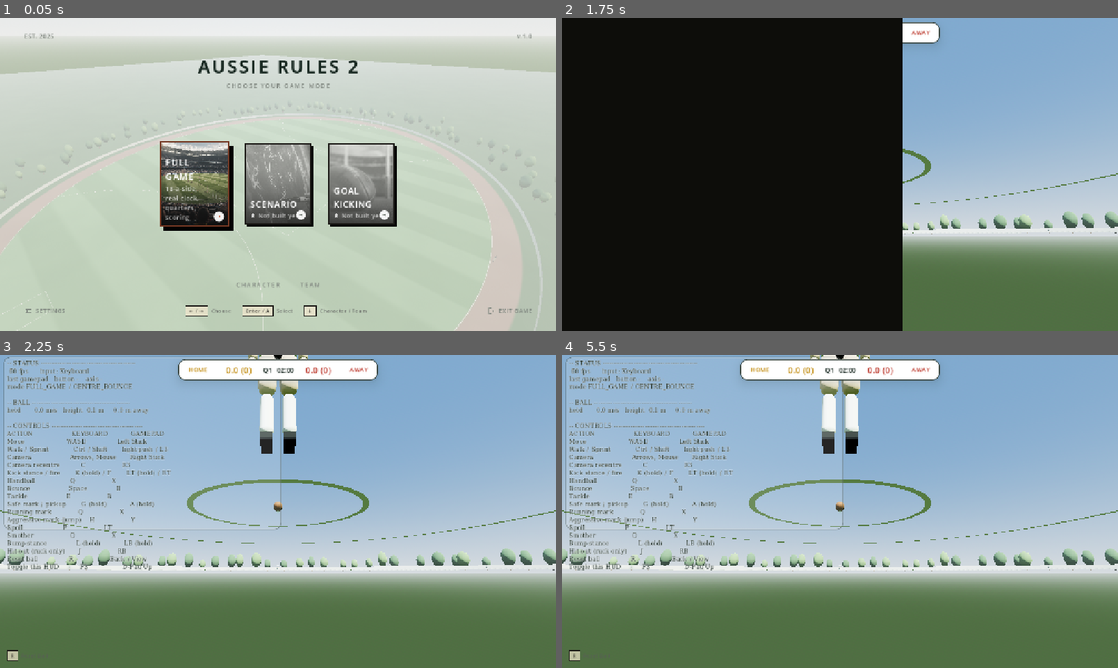
Above: before the commit, frames 1-4 (two rows, left to right).
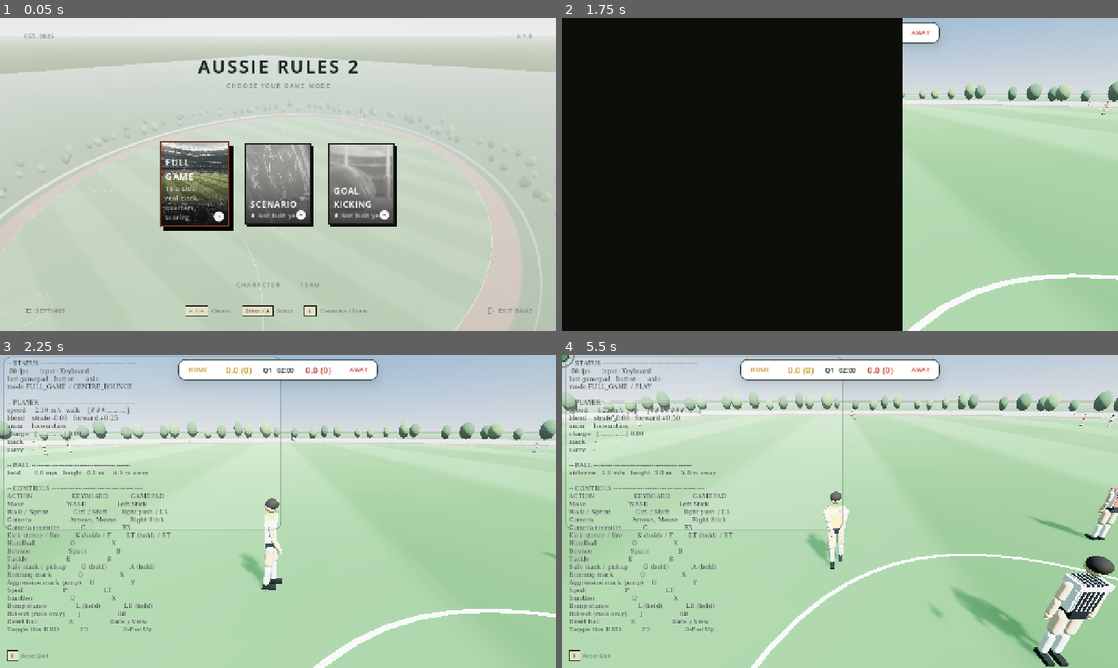
Above: after the commit, the same moments.

Repository: Yaandle/aussie-rules2
Game: Godot game, scene res://scenes/ui/main_menu.tscn
Two runs of this game, one before a commit and one after it. Both use one fixed random seed, a clock stepped at 60 frames per second and the inputs below.
Inputs (mouse positions are in pixels of both pictures, inside the frame that each line leads up to):
- Up to frame 1 (0.05 s): no input
- Up to frame 2 (1.75 s): tap Enter (ui_accept) at 0.5, 0.77 s; move the mouse to (962, 158) at 0.52 s; hold D (move_right) 0.53-1.25 s; tap Space (bounce) at 0.6 s; click (962, 158) at 0.67 s; tap Q (handball) at 0.8 s; drag from (840, 299) to (812, 237) at 1.27 s
- Up to frame 3 (2.25 s): move the mouse to (333, 442) at 2.02 s; hold D (move_right) from 2.03 s (still down); tap P (spoil) at 2.1 s
- Up to frame 4 (5.5 s): tap Space (bounce) at 2.3 s; release D (move_right) at 2.75 s; drag from (812, 574) to (673, 464) at 2.77 s; move the mouse to (1006, 558) at 3.52 s; hold A (move_left) 3.53-4.25 s; hold L (bump_stance) 3.53-4.25 s; tap Enter (ui_accept) at 3.77 s; tap P (spoil) at 3.8 s; drag from (673, 464) to (756, 433) at 4.27 s; move the mouse to (867, 511) at 5.02 s; hold S (move_back) from 5.03 s (still down); tap Down (camera_down) at 5.1 s; click (867, 511) at 5.17 s; tap Q (handball) at 5.3 s

Frame 1 is identical in both runs. In frame 2, 38% of the frame differs, in the area x 61-100%, y 0-100%; in frame 3, 95%; in frame 4, 95%, in the area x 0-100%, y 0-100%.
Error before the commit: Parse Error: Too many arguments for "launch()" call. Expected at most 6 but received 7. (res://scripts/player/player_controller.gd:2655)

Commit message:
Hide the ball's landing cue for a handball flight, not just a kick
LandingShadow showed for any airborne ball, including a handball,
even though a handball can never be marked — read as a false "go
judge the mark" promise. Ball now tracks handball flights the same
way it already tracks kick/bounce ones, and the shadow hides for them
specifically while still showing for every other kind of airborne
ball (another kick, a spoiled deflection, a bounce).

Co-Authored-By: Claude Sonnet 5 <noreply@anthropic.com>

Diff:
--- a/scripts/ball/ball.gd
+++ b/scripts/ball/ball.gd
@@ -70,6 +70,15 @@
 ## same as real AFL.
 var _is_kick_flight := false
 var _flight_origin := Vector3.ZERO
+
+## Set true only by a launch() from a HANDBALL disposal — the "is this
+## flight a handball" state LandingShadow reads to hide its cue for one
+## (a handball can never be marked, so the "where's this about to come
+## down" shadow reads as a false marking promise there — playtest report:
+## "the marking cue appears even if it is a handball"). Cleared on
+## knock()/landing/gather same as _is_kick_flight: once touched or settled
+## it's just a loose ball again, not specifically "a handball in flight".
+var _is_handball_flight := false
 
 ## Set true only by a launch() from a manual BOUNCE disposal (see
 ## PlayerController._dispose). While true, _physics_process scripts one
@@ -178,6 +187,7 @@
 		# Touched down without being marked — no longer a live mark chance,
 		# same as a kick that bounces before anyone takes it in real AFL.
 		_is_kick_flight = false
+		_is_handball_flight = false
 		_kick_team = Tuning.Team.NONE
 	_was_airborne = airborne
 
@@ -257,7 +267,8 @@
 ## other caller (handball, bounce, hit-out, the centre bounce) leaves it
 ## false, since none of those can ever be marked.
 func launch(direction: Vector3, speed: float, spin: Vector3, from: Node3D = null,
-		is_kick_disposal: bool = false, is_bounce: bool = false) -> void:
+		is_kick_disposal: bool = false, is_bounce: bool = false,
+		is_handball: bool = false) -> void:
 	unlock()
 	detach()
 	if from != null:
@@ -277,6 +288,7 @@
 	_was_airborne = is_airborne()
 	_is_kick_flight = is_kick_disposal
 	_is_bounce_flight = is_bounce
+	_is_handball_flight = is_handball
 	_bounce_rebounded = false
 	_flight_origin = global_position
 	_kick_team = (from as PlayerController).team \
@@ -297,6 +309,7 @@
 	angular_velocity = Vector3.ZERO
 	_is_kick_flight = false
 	_is_bounce_flight = false
+	_is_handball_flight = false
 	_kick_team = Tuning.Team.NONE
 	if is_instance_valid(_carrier) and _carrier != holder:
 		remove_collision_exception_with(_carrier)
@@ -376,6 +389,15 @@
 	return _is_kick_flight and not is_held
 
 
+## True while this is still an uninterrupted handball flight — read by
+## LandingShadow to hide its landing cue for one (see that flag's own doc
+## comment on _is_handball_flight for why: a handball can never be marked,
+## so a "where's this about to come down, go judge the mark" shadow on one
+## is a false promise).
+func is_handball_flight() -> bool:
+	return _is_handball_flight and not is_held
+
+
 ## Straight-line distance from wherever this flight was launched — set by
 ## launch() on every disposal, not just a kick, so this reads sensibly for
 ## a handball/bounce too. Used by PlayerController to gate an Aggressive
@@ -415,6 +437,7 @@
 ## invariant can't be forgotten at a new call site later.
 func knock(impulse: Vector3) -> void:
 	_is_kick_flight = false
+	_is_handball_flight = false
 	_kick_team = Tuning.Team.NONE
 	apply_central_impulse(impulse)
 
@@ -434,6 +457,7 @@
 	_release_grace = 0.0
 	_is_kick_flight = false
 	_is_bounce_flight = false
+	_is_handball_flight = false
 	_kick_team = Tuning.Team.NONE
 	freeze = false
 	sleeping = false
@@ -483,6 +507,7 @@
 	_release_grace = 0.0
 	_is_kick_flight = false
 	_is_bounce_flight = false
+	_is_handball_flight = false
 	_kick_team = Tuning.Team.NONE
 	freeze = false
 	sleeping = false
--- a/scripts/ball/landing_shadow.gd
+++ b/scripts/ball/landing_shadow.gd
@@ -69,7 +69,13 @@
 
 func _process(delta: float) -> void:
 	var ball := get_parent() as Ball
-	if ball == null or not ball.is_airborne():
+	# A handball can never be marked (see Ball._is_handball_flight's own
+	# doc comment), so showing this "go judge the mark" cue for one is a
+	# false promise — playtest report: "the marking cue appears even if
+	# it is a handball". Still shown for every other kind of airborne
+	# ball (someone else's kick, a spoiled deflection, a bounce) exactly
+	# as before.
+	if ball == null or not ball.is_airborne() or ball.is_handball_flight():
 		visible = false
 		return
 
